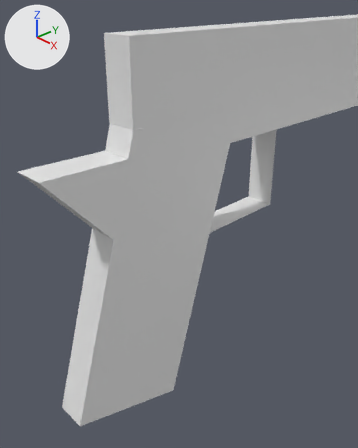
Renders of the Blender file 1911_pistol.blend from each side of a commit.
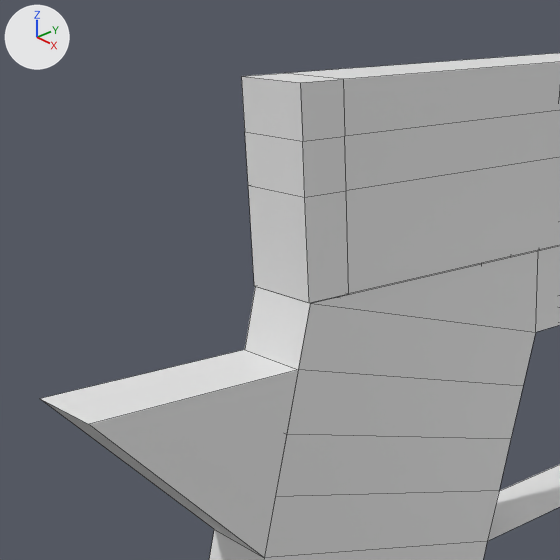
Each version is shown from a 50 mm camera at (0.1635, -0.1311, 0.1287) aimed at (0.0408, -0.0161, 0.0477), then close up on the part from 0% to 67% of the width and 0% to 54% of the height. The axes (+X, +Y, +Z) are drawn at upper left. The lights are the same throughout. The close-ups show mesh edges as thin lines.

Names of what the first close-up shows: 'bottom receiver', 'slide'.
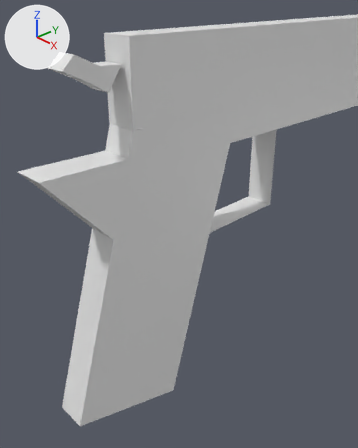
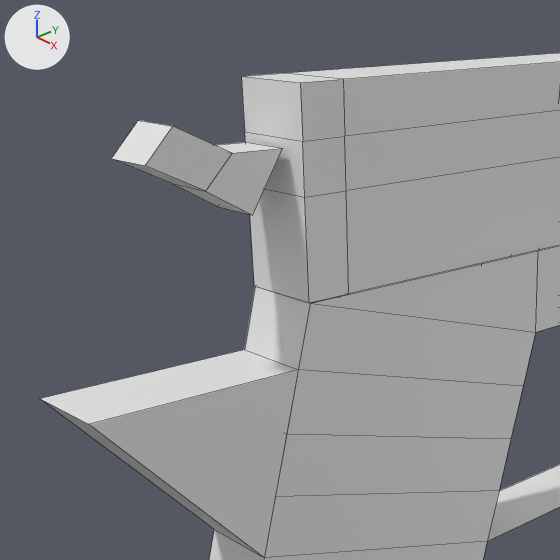
Commit message: Created hammer.

Location of each change, (x1, y1, x2, y2) in pixels of the close-ups (560 x 560 px):
'hammer', added
    after: (111, 120, 283, 215)

Edits to the bpy script that builds the scene:
```text
Add me_plane:
    me_plane.from_pydata([(-0.005, -0.0043, 0.0025), (0.005, -0.0043, 0.0025), (-0.005, 0.0043, -0.0025), (0.005, 0.0043, -0.0025), (-0.005, 0.0011, 0.0077), (0.005, 0.0011, 0.0077), (-0.005, 0.0111, 0.0075), (0.005, 0.0111, 0.0075), (-0.005, -0.0148, 0.0074), (0.005, -0.0148, 0.0074), (-0.005, -0.0093, 0.0127), (0.005, -0.0093, 0.0127)], [], [(0, 1, 3, 2), (3, 1, 5, 7), (0, 2, 6, 4), (6, 7, 5, 4), (4, 5, 11, 10), (5, 1, 9, 11), (1, 0, 8, 9), (0, 4, 10, 8), (9, 8, 10, 11)])
Add ob_hammer:
    ob_hammer = bpy.data.objects.new('hammer', me_plane)
    ob_hammer.location = (-0.001, -0.0228, 0.0938)
```
